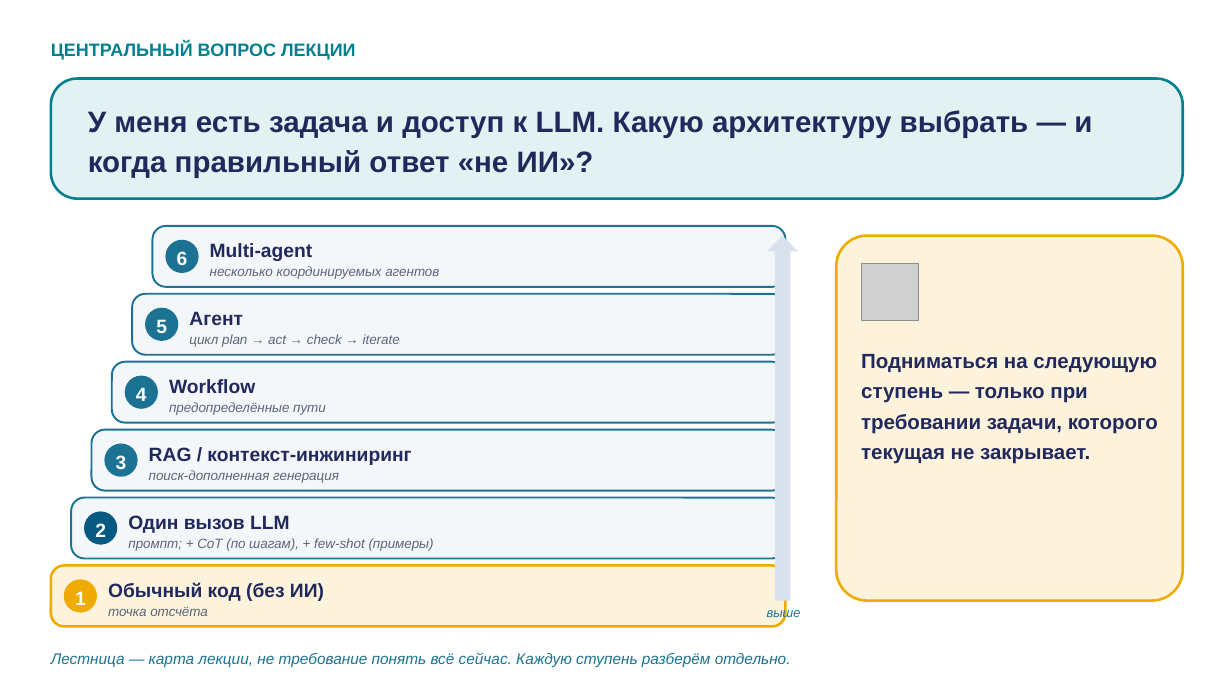
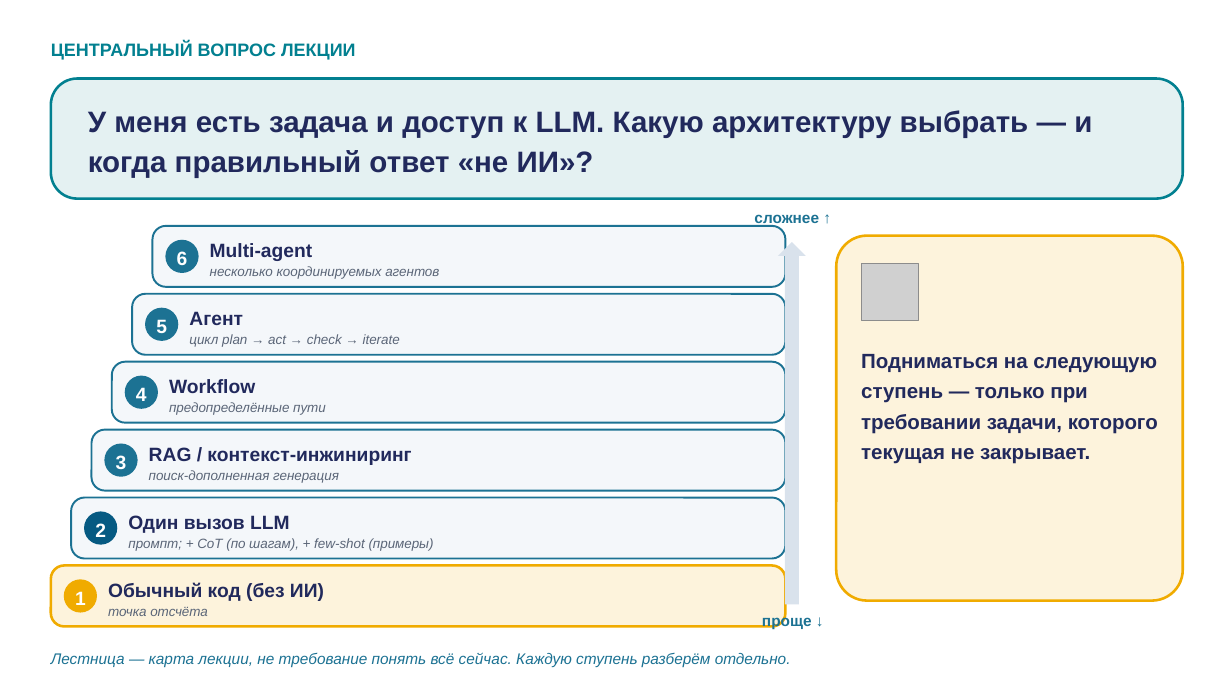
Before and after one commit to tellina-study/AI-usage-lessons, a slide deck: slide 4 of library/lectures/lec-03/rendered/lec-03.pptx. Drawn at 1232x693 pixels with LibreOffice and Linux fonts; fonts in the diff are those of the drawing; grey boxes stand for pictures. Boxes give left, top, right and bottom in pixels: in the first picture for what was removed or moved away, otherwise in the second. Text is boxed around its words. In the diff, an @@ line names an element or a change of style, - is before the commit and + after.

```diff
--- a/library/lectures/lec-03/rendered/lec-03.pptx
+++ b/library/lectures/lec-03/rendered/lec-03.pptx
@@ text added at [754,214,819,226], 12 pt, text #1C7293, bold @@
+сложнее ↑
@@ up arrow: place and size @@
-up arrow at [767,236,799,601]
+up arrow at [778,242,806,604]
@@ text added at [762,613,812,629], 12 pt, text #1C7293, bold @@
+проще ↓
@@ text removed at [767,607,801,620] @@
-выше
```
Also in this commit, not shown: 8 other slides changed, 1 slide added, 1 slide removed, 12 other files.
